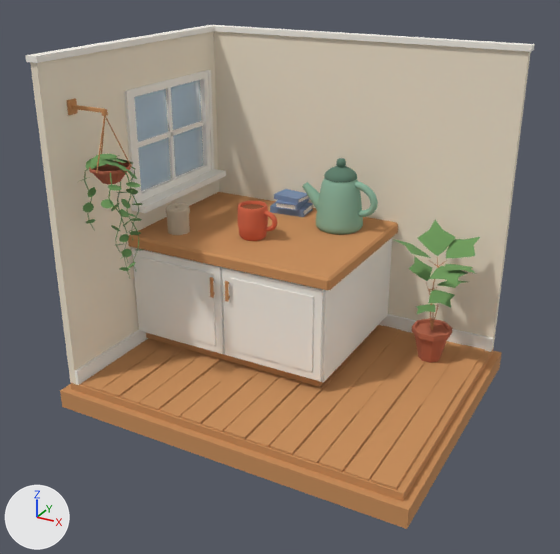
The Blender file tools/blender/nook.blend as it was, and as the next commit left it.
Both versions are drawn from a 50 mm lens placed at (1.004, -1.745, 0.738), pointed at (0.134, -0.164, -0.053). The axes (+X, +Y, +Z) are drawn at lower left. The lights are the same throughout. The first picture is the older version.

In view in the first picture: 'Kettle', 'Mug', 'Room', 'Window_Glass' and 1 more.
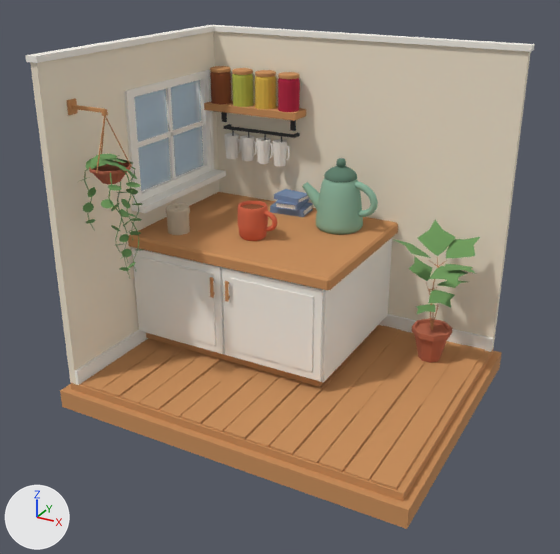
Boxes [x1, y1, x2, y2] around the edits, measured in the pictures (560 x 554 px):
part 1 of me_room, added (orange): after [204, 101, 306, 121]
part 2 of me_room, added: after [221, 112, 227, 120]
part 3 of me_room, added: after [290, 120, 296, 129]
part 4 of me_room, added: after [224, 126, 296, 138]
part 5 of me_room, added: after [210, 66, 300, 166]

Diff of the bpy script that builds the scene:
```diff
--- a/tools/blender/nook.blend.py
+++ b/tools/blender/nook.blend.py
@@ mat_mat_bag0 @@
+mat_mat_bag0 = principled_material('Mat_Bag0')
+mat_mat_bag0.base_color = (0.254, 0.0704, 0.0232)  # brown #8a4b2a
+mat_mat_bag0.roughness = 1.0
@@ mat_mat_iron @@
+mat_mat_iron = principled_material('Mat_Iron')
+mat_mat_iron.base_color = (0.0423, 0.0423, 0.0423)  # dark grey #3a3a3a
+mat_mat_iron.roughness = 1.0
@@ mat_mat_bag1 @@
+mat_mat_bag1 = principled_material('Mat_Bag1')
+mat_mat_bag1.base_color = (0.462, 0.479, 0.0685)  # yellow #b5b84a
+mat_mat_bag1.roughness = 1.0
@@ mat_mat_bag2 @@
+mat_mat_bag2 = principled_material('Mat_Bag2')
+mat_mat_bag2.base_color = (0.745, 0.479, 0.0685)  # yellow #e0b84a
+mat_mat_bag2.roughness = 1.0
@@ mat_mat_bag3 @@
+mat_mat_bag3 = principled_material('Mat_Bag3')
+mat_mat_bag3.base_color = (0.451, 0.0152, 0.0497)  # red #b3213f
+mat_mat_bag3.roughness = 1.0
@@ me_room @@
 # used by ob_room; location = (0.0, 0.0, 0.0)
-me_room.from_pydata(...)  # 1776 vertices, 1586 faces; spans x -0.34..0.62, y -0.495..0.265, z -0.4..0.5
+me_room.from_pydata(...)  # 2568 vertices, 2494 faces; spans x -0.34..0.62, y -0.495..0.265, z -0.4..0.5
+# me_room part 1: a new loose piece, a box spanning x -0.295..0.005, y 0.155..0.226, z 0.27..0.29, in mat_mat_wood (orange #c98f5b)
+# me_room part 2: a new loose piece, a box spanning x -0.2775..-0.2625, y 0.219..0.226, z 0.231..0.27, in mat_mat_iron (dark grey #3a3a3a)
+# me_room part 3: a new loose piece, a box spanning x -0.0425..-0.0275, y 0.219..0.226, z 0.231..0.27, in mat_mat_iron (dark grey #3a3a3a)
+# me_room part 4: a new loose piece, a box spanning x -0.255..-0.015, y 0.194..0.202, z 0.211..0.219, in mat_mat_iron (dark grey #3a3a3a)
+# me_room part 5: 680 vertices added at x -0.287..-0.002, y 0.16..0.22, z 0.125..0.39
+# other edits to the shape of me_room do not show in these pictures
 me_room.materials.append(mat_mat_wall)
@@ me_room @@
 me_room.materials.append(mat_mat_book)
+me_room.materials.append(mat_mat_iron)  # dark grey #3a3a3a
+me_room.materials.append(mat_mat_bag0)  # brown #8a4b2a
+me_room.materials.append(mat_mat_bag1)  # yellow #b5b84a
+me_room.materials.append(mat_mat_bag2)  # yellow #e0b84a
+me_room.materials.append(mat_mat_bag3)  # red #b3213f
```
